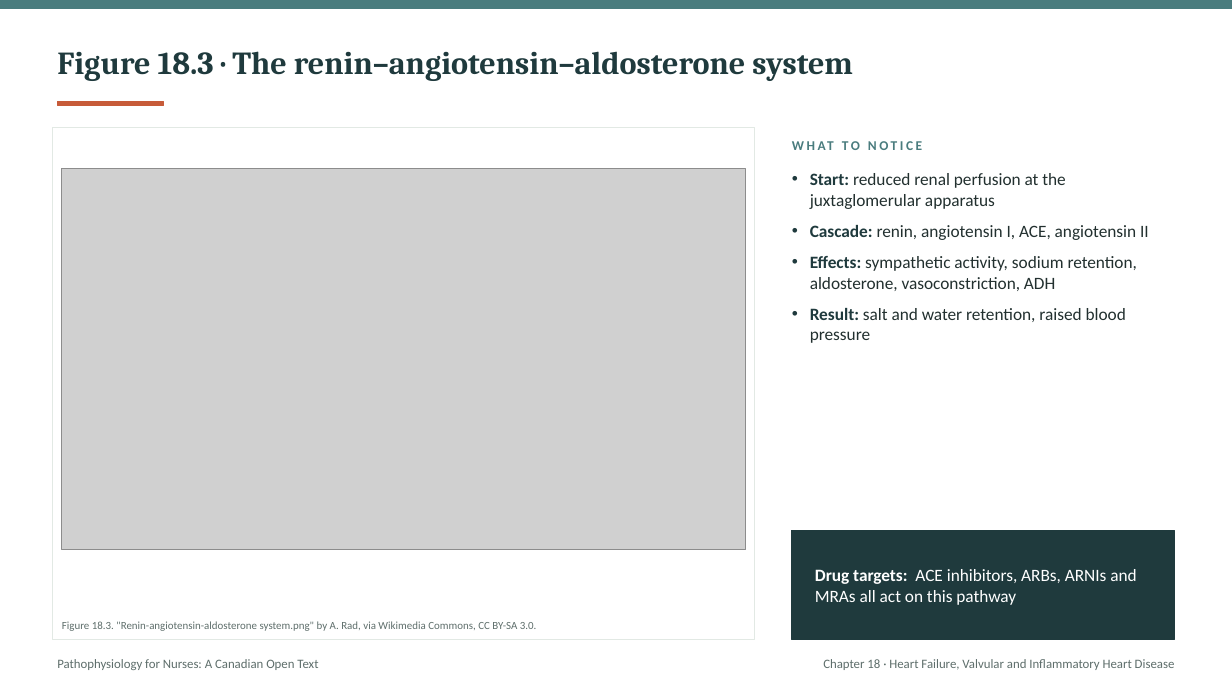
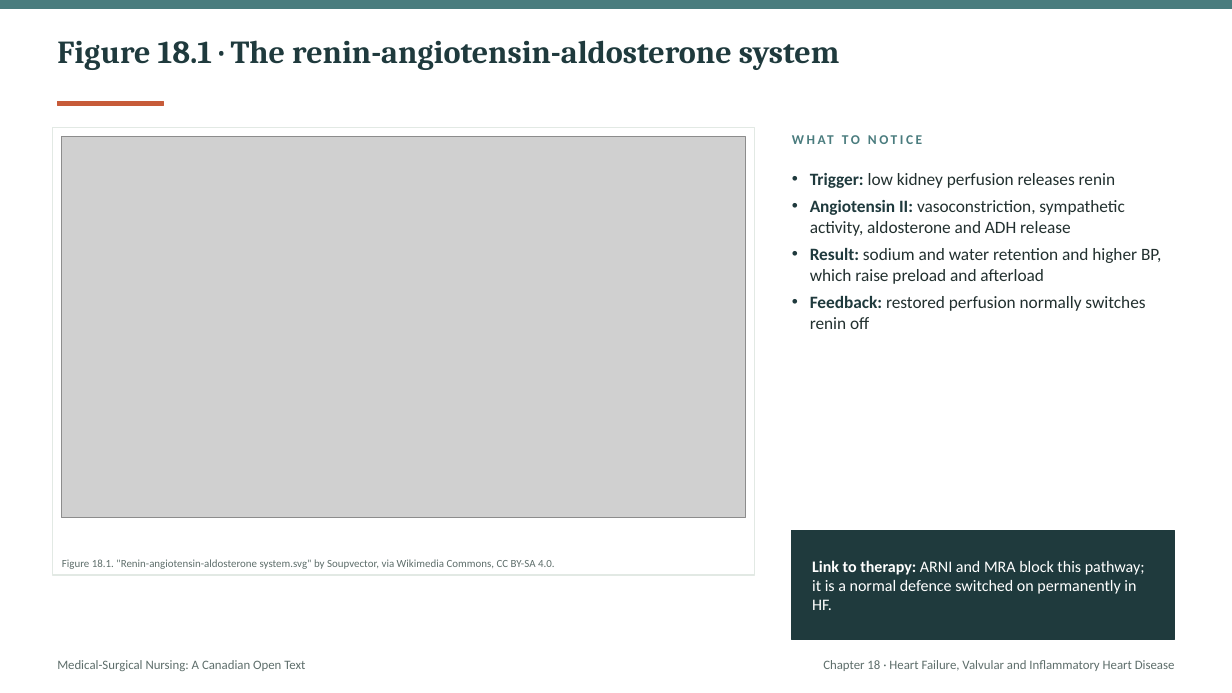
Before and after one commit to andrewleenl/opensourcenursing, a slide deck: slide 10 of Ch18_Heart_Failure_Valvular_and_Inflammatory_Heart_Disease_Lecture_Presentation.pptx (slide 19 before the commit). Drawn at 1232x693 pixels with LibreOffice and Linux fonts; fonts in the diff are those of the drawing; grey boxes stand for pictures. Boxes give left, top, right and bottom in pixels: in the first picture for what was removed or moved away, otherwise in the second. Text is boxed around its words. In the diff, an @@ line names an element or a change of style, - is before the commit and + after.

```diff
--- a/Ch18_Heart_Failure_Valvular_and_Inflammatory_Heart_Disease_Lecture_Presentation.pptx
+++ b/Ch18_Heart_Failure_Valvular_and_Inflammatory_Heart_Disease_Lecture_Presentation.pptx
@@ title "Figure 18.1 · The renin-angiotensin-aldosterone ..." at (x1=57, y1=40, x2=840, y2=70): vertical alignment middle to top @@
@@ title at (x1=57, y1=40, x2=840, y2=70): text changed @@
-Figure 18.3 · The renin–angiotensin–aldosterone system
+Figure 18.1 · The renin-angiotensin-aldosterone system
@@ rectangle resized from (x1=53, y1=128, x2=755, y2=640) to (x1=53, y1=128, x2=755, y2=575) @@
@@ picture moved from (x1=62, y1=169, x2=746, y2=550) to (x1=62, y1=137, x2=746, y2=518) @@
@@ text "WHAT TO NOTICE" at (x1=792, y1=131, x2=1175, y2=159): vertical alignment middle to top @@
@@ text at (x1=810, y1=173, x2=1161, y2=329): text changed @@
-• Start: reduced renal perfusion at the juxtaglomerular apparatus
-• Cascade: renin, angiotensin I, ACE, angiotensin II
-• Effects: sympathetic activity, sodium retention, aldosterone, vasoconstriction, ADH
-• Result: salt and water retention, raised blood pressure
+• Trigger: low kidney perfusion releases renin
+• Angiotensin II: vasoconstriction, sympathetic activity, aldosterone and ADH release
+• Result: sodium and water retention and higher BP, which raise preload and afterload
+• Feedback: restored perfusion normally switches renin off
@@ text at (x1=62, y1=559, x2=555, y2=569): text changed @@
-Figure 18.3. "Renin-angiotensin-aldosterone system.png" by A. Rad, via Wikimedia Commons, CC BY-SA 3.0.
+Figure 18.1. "Renin-angiotensin-aldosterone system.svg" by Soupvector, via Wikimedia Commons, CC BY-SA 4.0.
@@ text at (x1=812, y1=560, x2=1145, y2=610): text changed; size 13.5 to 12.5 pt @@
-Drug targets: ACE inhibitors, ARBs, ARNIs and MRAs all act on this pathway
+Link to therapy: ARNI and MRA block this pathway; it is a normal defence switched on permanently in HF.
@@ text at (x1=57, y1=660, x2=305, y2=671): text changed @@
-Pathophysiology for Nurses: A Canadian Open Text
+Medical-Surgical Nursing: A Canadian Open Text
```
Also in this commit, not shown: 4 other slides changed, 45 slides added, 76 slides removed, 7 other files.
